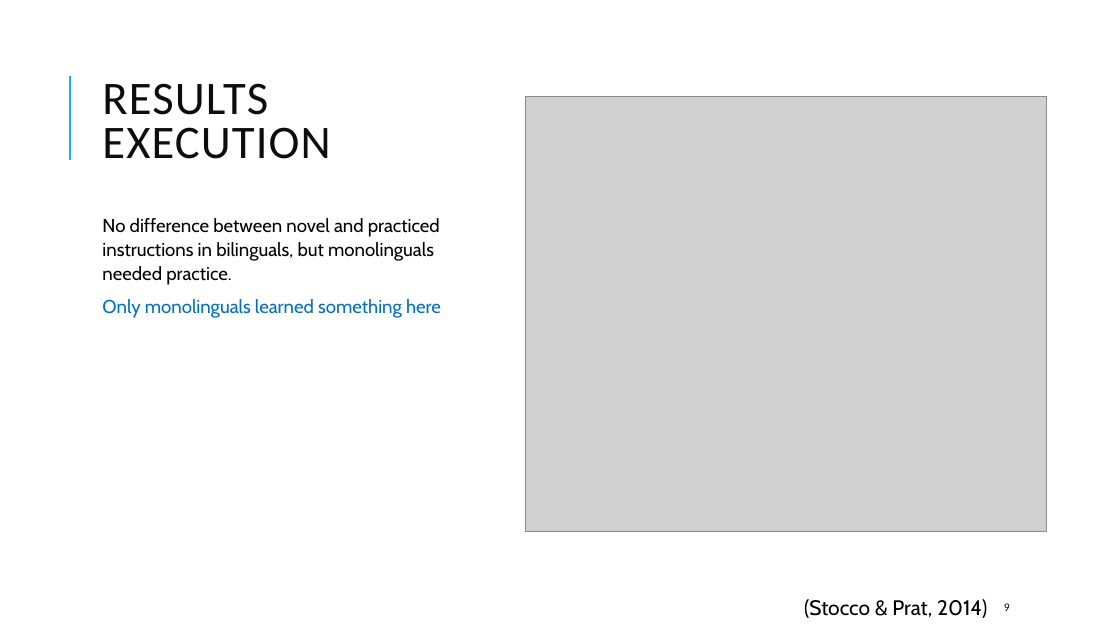
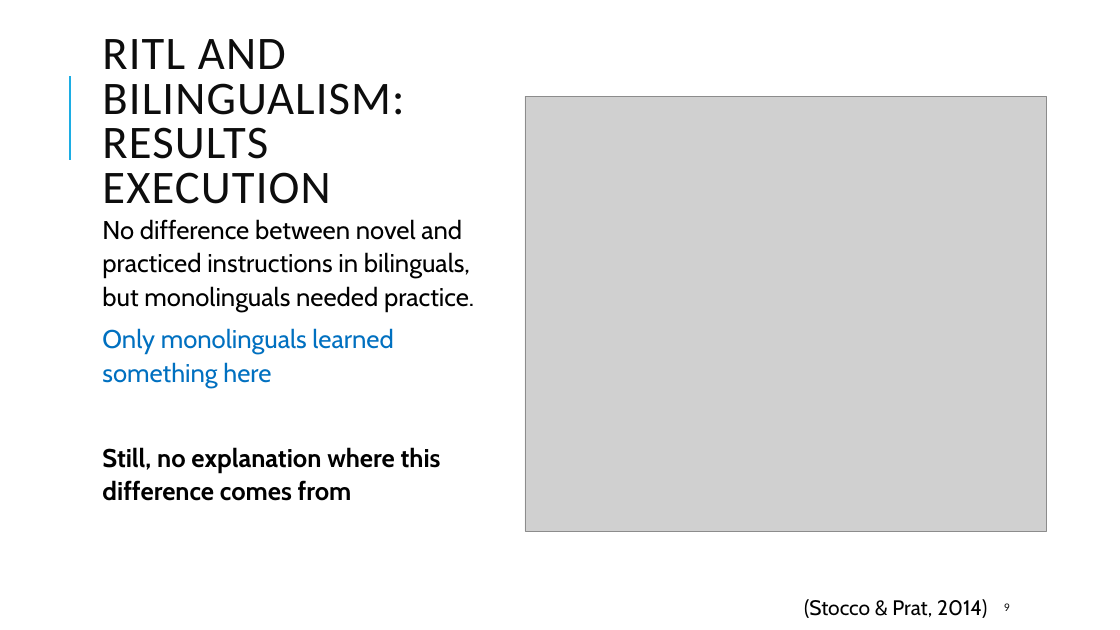
Before and after one commit to UWCCDL/ACTR_RITL, a slide deck: slide 9 of Presentation_August17_CMdeBlecourt_s2188813.pptx. Drawn at 1120x630 pixels with LibreOffice and Linux fonts; fonts in the diff are those of the drawing; grey boxes stand for pictures. Boxes give left, top, right and bottom in pixels: in the first picture for what was removed or moved away, otherwise in the second. Text is boxed around its words. In the diff, an @@ line names an element or a change of style, - is before the commit and + after.

```diff
--- a/Presentation_August17_CMdeBlecourt_s2188813.pptx
+++ b/Presentation_August17_CMdeBlecourt_s2188813.pptx
@@ title at [102,39,404,204]: text changed @@
-RESULTS EXECUTION
+RITL AND BILINGUALISM: RESULTS EXECUTION
@@ text at [102,219,474,387]: size 16 to 22 pt in "No difference between novel and practiced instructions ...", "Only monolinguals learned something here" @@
@@ text at [102,447,441,501]: paragraph added @@
+Still, no explanation where this difference comes from
```
Also in this commit, not shown: 13 other slides changed, 9 slides added, 8 slides removed.
